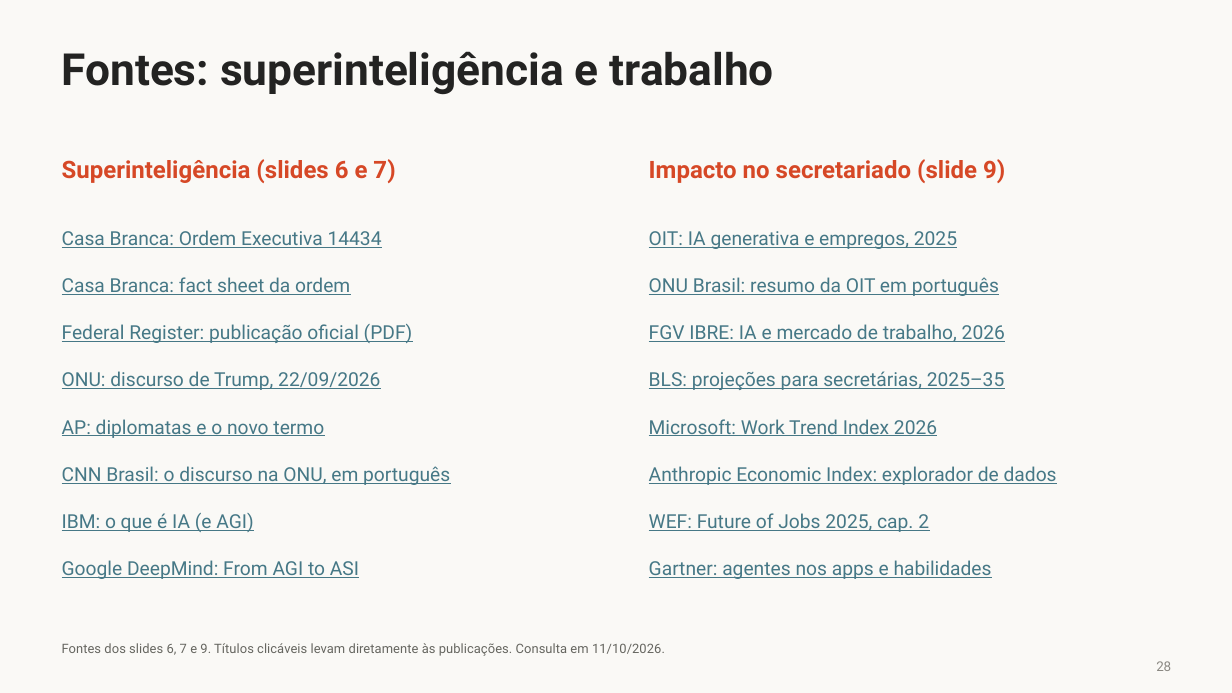
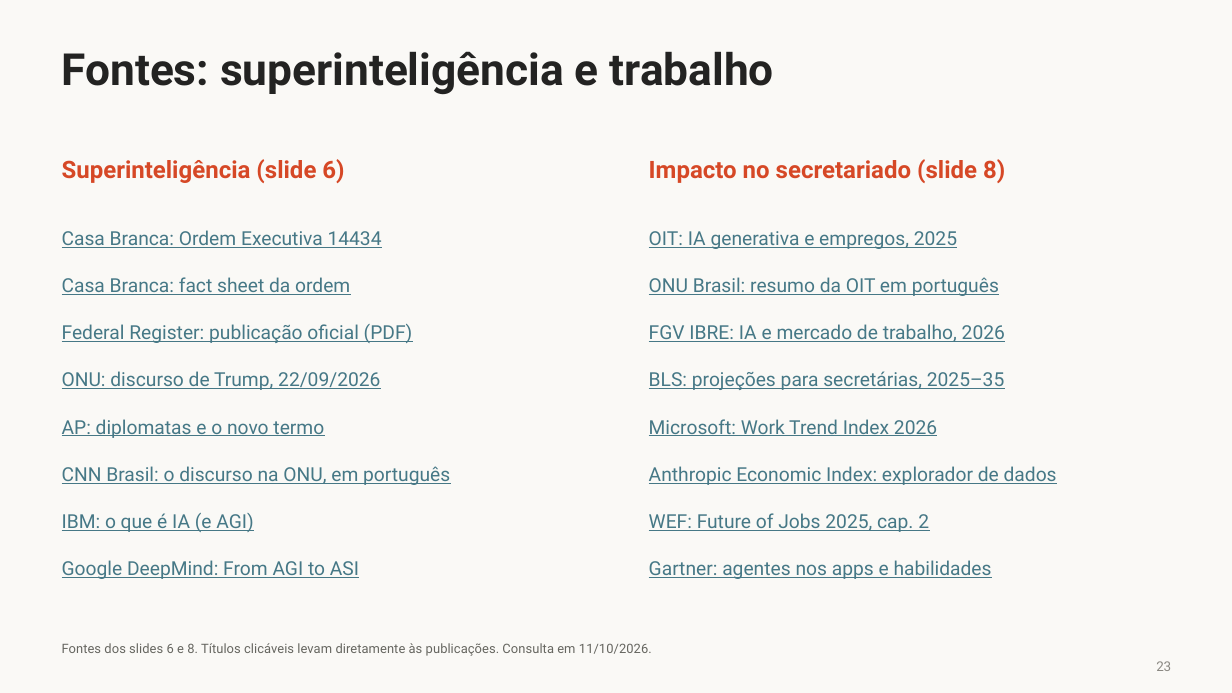
Before and after one commit to LawrenceTeixeira/Secretariado, a slide deck: slide 23 of Lawrence Teixeira - Agentes de IA.pptx (slide 28 before the commit). Drawn at 1232x693 pixels with LibreOffice and Linux fonts; fonts in the diff are those of the drawing. Boxes give left, top, right and bottom in pixels: in the first picture for what was removed or moved away, otherwise in the second. Text is boxed around its words. In the diff, an @@ line names an element or a change of style, - is before the commit and + after.

```diff
--- a/Lawrence Teixeira - Agentes de IA.pptx
+++ b/Lawrence Teixeira - Agentes de IA.pptx
@@ text at (x1=62, y1=159, x2=344, y2=183): text changed @@
-Superinteligência (slides 6 e 7)
+Superinteligência (slide 6)
@@ text at (x1=649, y1=159, x2=1005, y2=183): text changed @@
-Impacto no secretariado (slide 9)
+Impacto no secretariado (slide 8)
@@ text at (x1=62, y1=643, x2=652, y2=656): text changed @@
-Fontes dos slides 6, 7 e 9. Títulos clicáveis levam diretamente às publicações. Consulta em 11/10/2026.
+Fontes dos slides 6 e 8. Títulos clicáveis levam diretamente às publicações. Consulta em 11/10/2026.
@@ text at (x1=1156, y1=661, x2=1171, y2=671): text changed @@
-28
+23
```
Also in this commit, not shown: 17 other slides changed, 1 slide added, 6 slides removed, 15 other files.
